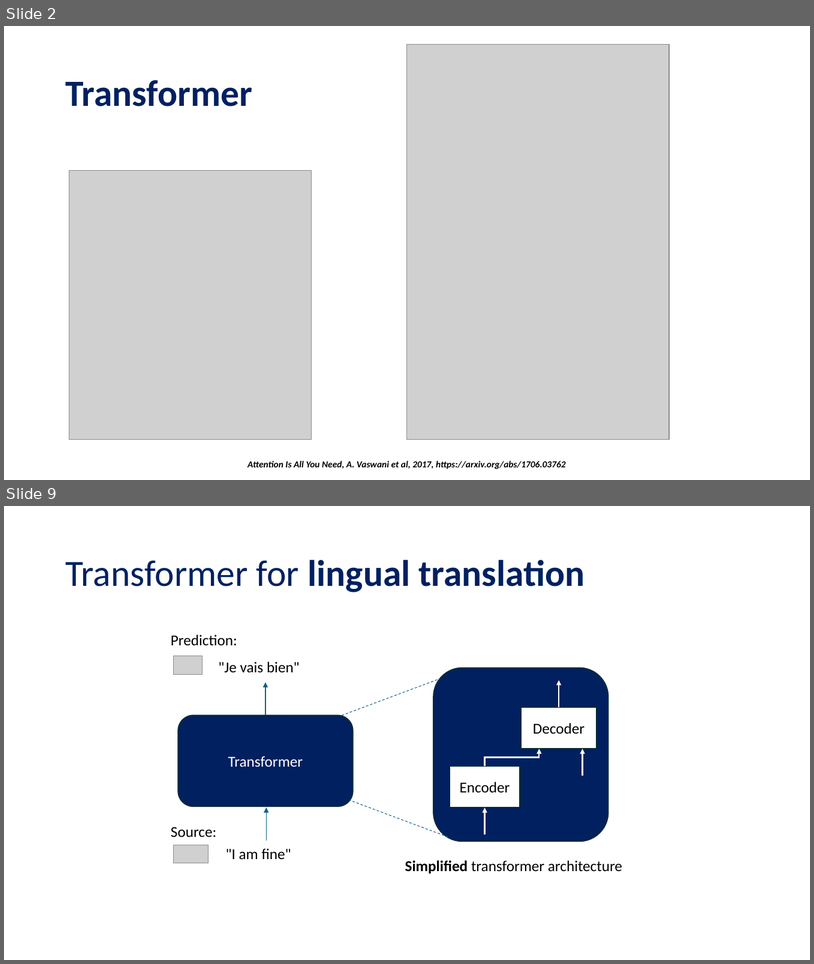
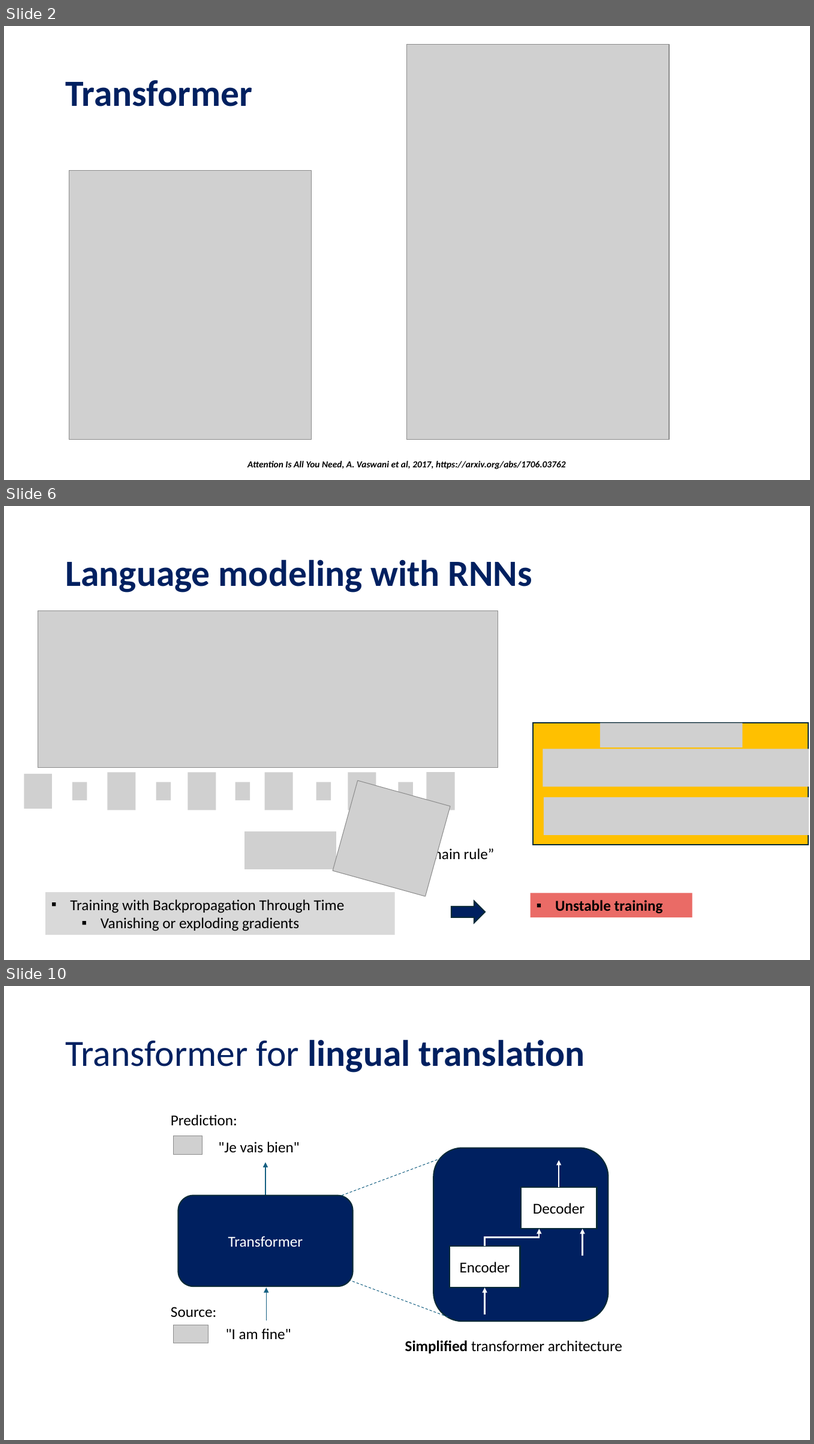
Before and after one commit to tanquangduong/transformer-pt, a slide deck: presentation/Introduction to Transformer.pptx. Shown one above the other, each under a label of ours: slides 2 and 9 before the commit, slides 2, 6 and 10 after it; the slides between them are not shown. The pictures are 814x964 and 814x1444 pixels, drawn with LibreOffice and Linux fonts; fonts in the diff are those of the drawing; grey boxes stand for pictures. Boxes give left, top, right and bottom in pixels: in the first picture for what was removed or moved away, otherwise in the second. Text is boxed around its words. In the diff, an @@ line names an element or a change of style, - is before the commit and + after.

```diff
--- a/presentation/Introduction to Transformer.pptx
+++ b/presentation/Introduction to Transformer.pptx
@@ slide 6 added at (4,506,810,960), background #FFFFFF @@
@@ title added at (65,559,533,592), 44 pt, text #002060, bold @@
+Language modeling with RNNs
@@ picture added at (38,610,498,768) @@
@@ rectangle added at (533,723,809,845), fill #FFC000, outline #092A39 1.5 pt @@
@@ picture added at (600,723,743,747) @@
@@ picture added at (543,748,809,787) @@
@@ picture added at (24,774,52,808) @@
@@ picture added at (107,772,136,810) @@
@@ picture added at (188,772,216,810) @@
@@ picture added at (265,772,293,810) @@
@@ picture added at (348,772,377,810) @@
@@ picture added at (427,772,455,810) @@
@@ picture added at (72,782,87,800) @@
@@ picture added at (156,782,171,800) @@
@@ picture added at (236,782,250,800) @@
@@ picture added at (316,782,330,800) @@
@@ picture added at (333,780,451,897) @@
@@ picture added at (398,782,413,800) @@
@@ picture added at (544,797,810,835) @@
@@ picture added at (245,831,337,870) @@
@@ picture added at (378,835,392,853) @@
@@ text added at (422,847,495,863), 18 pt, text #000000 @@
+“chain rule”
@@ rectangle added at (46,892,395,935), fill #D9D9D9, 18 pt, text #000000 @@
+▪ Training with Backpropagation Through Time
+  ▪ Vanishing or exploding gradients
@@ right arrow added at (452,901,486,923), fill #002060, outline #092A39 1.5 pt @@
@@ rectangle added at (531,892,693,917), fill #EA6B66, 18 pt, text #000000, bold @@
+▪ Unstable training
@@ what was slide 9 is now slide 10 @@
```
Also in this commit, not shown: 4 slides changed, 2 other slides added, 2 slides removed, 2 other files.
